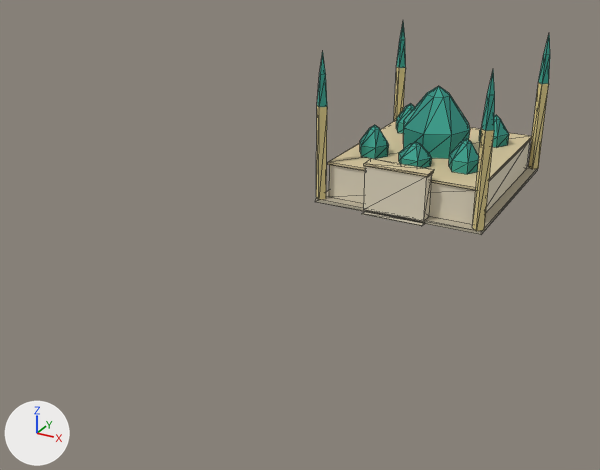
What one commit did to the glTF model public/models/landmark/an-nur-lod2.glb.
Camera for both pictures: a 50 mm lens placed at (99.0, -283.0, 109.0), pointed at (-16.0, -75.0, 5.0). Every picture has the same lights, and +X, +Y and +Z are marked at lower left. The picture after the commit comes second. Mesh edges are drawn as thin lines. Vertices at exactly the same position are counted once.

The first picture shows 'AnNur_LOD2'.
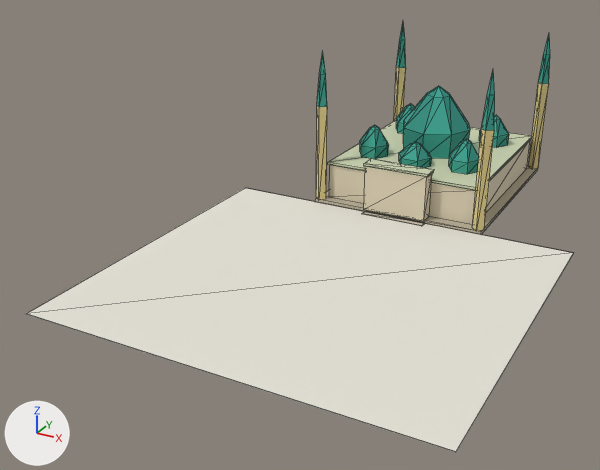
The change, as a diff of the scene's bpy script:
```diff
--- a/public/models/landmark/an-nur-lod2.glb.py
+++ b/public/models/landmark/an-nur-lod2.glb.py
@@ me_annur_lod2 @@
 # used by ob_annur_lod2; location = (0.0, 0.0, 0.0)
-me_annur_lod2.from_pydata(...)  # 223 vertices, 330 faces; spans x -31.0..31.0, y -39.1..37.0, z 0.0..54.0
+me_annur_lod2.from_pydata(...)  # 231 vertices, 340 faces; spans x -60.0..60.0, y -146.5..37.0, z 0.0..54.0
+# me_annur_lod2 part 1: the loose piece of 8 vertices spanning x -11.0..11.0, y -39.1..-36.3, z 0.0..0.3 is copied, and the copy is scaled about its middle by (5.45, 39.3, 0.4), then moved by (0.0, -53.8, -0.1); it spans x -60.0..60.0, y -146.5..-36.5, z 0.0..0.1
+# me_annur_lod2 part 2: 40 kept faces spanning x -27.5..27.5, y -37.8..33.0, z 1.2..18.0 get new vertex colours
 me_annur_lod2.materials.append(mat_annur_warna)
```

Location of each change, (x1, y1, x2, y2) in pixels of the pictures (600 x 470 px):
'AnNur_LOD2', reshaped (132% wider, 102% taller): before (315, 23, 550, 235); after (26, 23, 573, 452)
part 1 of me_annur_lod2, added: after (26, 188, 573, 452)
part 2 of me_annur_lod2, recoloured: (328, 120, 532, 225) in both
